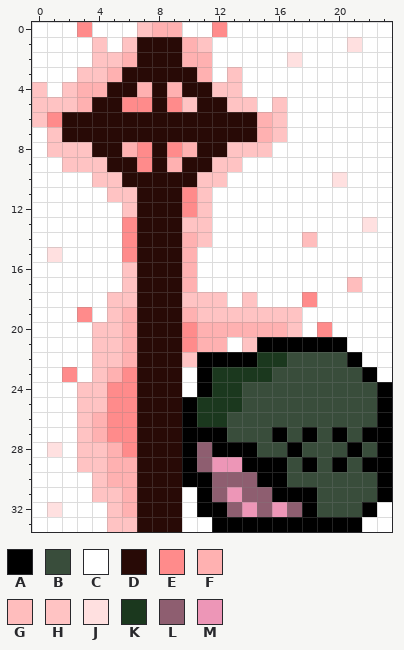
File history of a pixel-art sprite, Assets/Resources/Zombie/Zombie_dead.png. Above: the version before the commit.
The file is 24x34 pixels.
Palette (. is transparent): A #000000  B #394d3b  C #ffffff  D #280a06  E #ff8b8b  F #ffb1b1  G #ffbdbd  H #ffc3c3  J #ffe0e0  K #1b381e  L #8e5e70  M #ed96b7
After the commit:
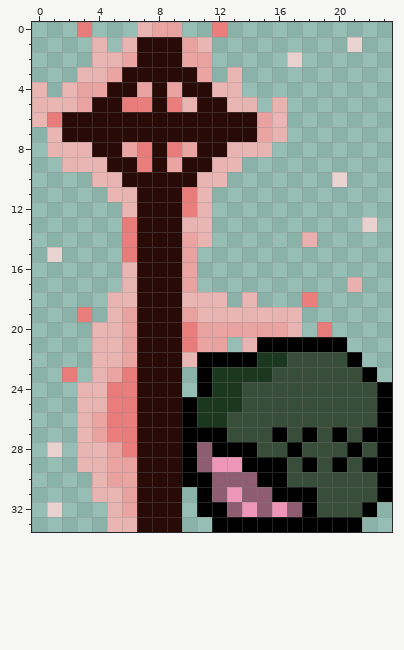
Change:
colour E: #ff8b8b -> #ff6e6ecc
colour F: #ffb1b1 -> #ff9e9ecc
colour G: #ffbdbd -> #ffadadcc
colour H: #ffc3c3 -> #ffb4b4cc
colour J: #ffe0e0 -> #ffd9d9cc
Changed rows in their new state; - is a pixel that keeps its letter.
first column x 0:
 0 ...-...---..-...........
 1 ....-.------.........-..
 2 ....--------.....-......
 3 ...---------.-..........
 4 -.------------..........
 5 ---------------.-.......
 6 -----------------.......
 7 .----------------.......
 8 .---------------........
 9 ..------------..........
10 ....---------.......-...
11 .....-------............
12 ......------............
13 ......------..........-.
14 ......------......-.....
15 .-....-----.............
16 ......-----.............
17 ......-----..........-..
18 .....--------.-...-.....
19 ...-.-------------......
20 ....--------------.-....
21 ....---------.-------...
22 ....------------------..
23 ..-.------.------------.
24 ...-------.-------------
25 ...---------------------
26 ...---------------------
27 ...---------------------
28 .-.---------------------
29 ...---------------------
30 ....--------------------
31 ....------.-------------
32 .-...-----.------------.
33 .....-----..----------..
Pixel boxes of the changes (left, top, right, bottom) in both pictures:
changed: (32, 22, 392, 532)
